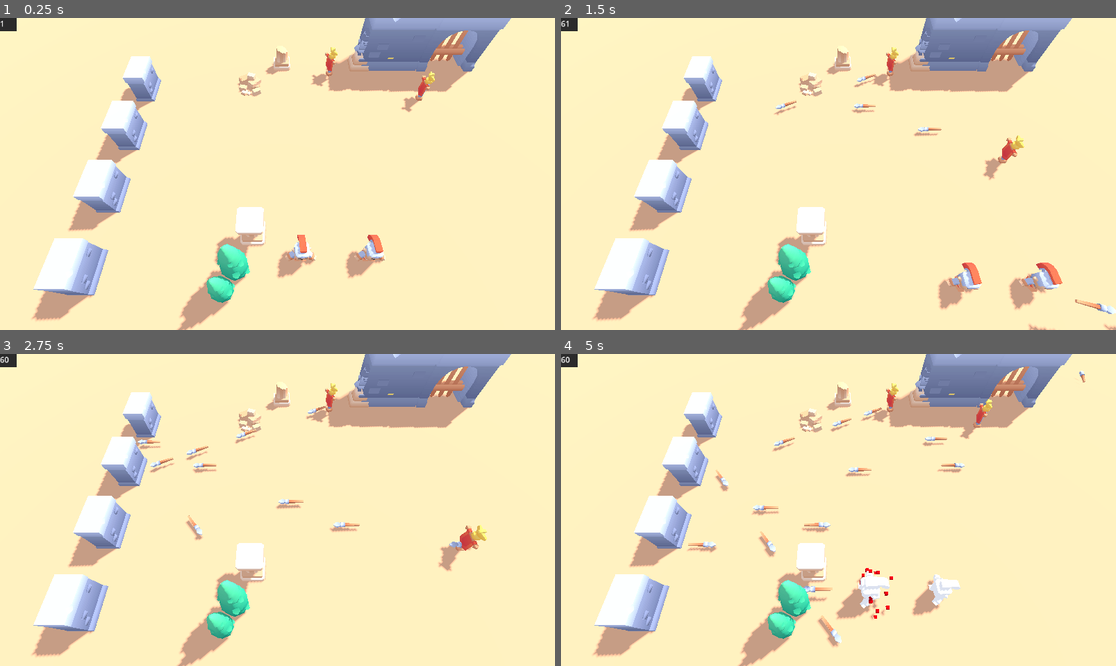
Above: before the commit, frames 1-4 (two rows, left to right).
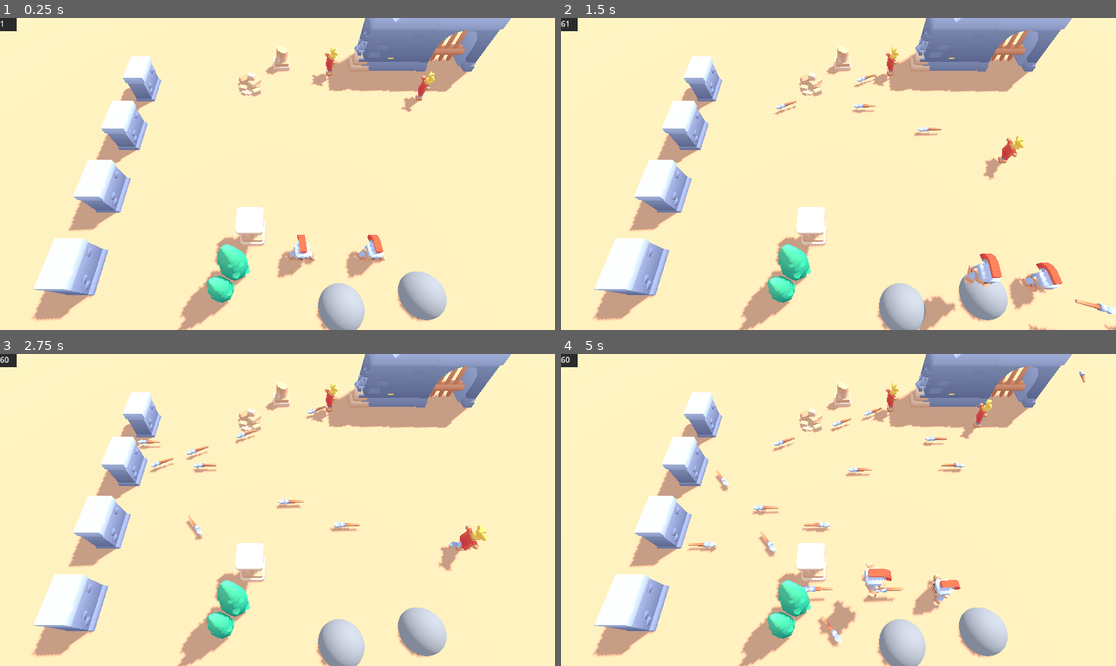
Above: after the commit, the same moments.

Repository: thgil/ballpit
Game: Godot game, scene res://scenes/main.tscn
Two runs of this game, one before a commit and one after it. Both use one fixed random seed, a clock stepped at 60 frames per second and the inputs below. Sound files missing from this copy of the repository are replaced by a short silence.
Inputs:
- Up to frame 1 (0.25 s): no input
- Up to frame 2 (1.5 s): tap Enter (ui_accept) at 0.5, 0.77, 0.8, 1.07, 1.35 s; hold Right (ui_right) 0.53-1.28 s; tap C (ui_shoot) at 0.6 s; hold Down (ui_down) from 1.28 s (still down)
- Up to frame 3 (2.75 s): tap Enter (ui_accept) at 1.52, 1.82, 2.3 s; tap C (ui_shoot) at 1.55, 2.1 s; release Down (ui_down) at 2.03 s; hold Right (ui_right) from 2.03 s (still down)
- Up to frame 4 (5 s): release Right (ui_right) at 2.78 s; hold Up (ui_up) 2.78-3.53 s; tap C (ui_shoot) at 2.85, 4.35 s; tap Enter (ui_accept) at 3.02, 3.32, 3.6, 3.77, 4.07, 4.52, 4.82 s; hold Left (ui_left) from 3.53 s (still down)

The runs differ from the first frame. In frame 1, 2.2% of the frame differs, in the area x 56-81%, y 81-100%; in frame 2, 3.1%; in frame 3, 2.2%; in frame 4, 3.7%, in the area x 43-81%, y 66-100%.

Commit message:
Tests composition style scenes

Diff:
--- a/scenes/character.tscn
+++ b/scenes/character.tscn
@@ -13,6 +13,7 @@
 
 [node name="Character" instance=ExtResource("1_5e560")]
 collision_layer = 2
+collision_mask = 3
 
 [node name="leg-left" parent="character-soldier/root" index="0" groups=["mesh_group"]]
 
--- /dev/null
+++ b/scenes/components/PickupableComponent.tscn
@@ -0,0 +1,6 @@
+[gd_scene load_steps=2 format=3 uid="uid://sq302n6h2p8r"]
+
+[ext_resource type="Script" path="res://scenes/components/pickupable.gd" id="1_dui5x"]
+
+[node name="PickupableComponent" type="Node3D"]
+script = ExtResource("1_dui5x")
--- /dev/null
+++ b/scenes/components/pickupable.gd
@@ -0,0 +1,61 @@
+@tool
+extends Node3D
+
+signal picked_up(player: Player)
+
+@export var pickup_sound: AudioStream  # Sound to play when picked up
+@export var pickup_effect: PackedScene  # Optional scene to instantiate on pickup (like particles)
+@export var disappear_on_pickup: bool = true  # If true, the pickup will disappear after being collected
+@export var area: Area3D
+
+var _has_been_picked: bool = false
+
+func _ready() -> void:
+	if not area:
+		push_error("PickupComponent requires an Area3D to function!")
+		return
+
+	# Connect the body_entered signal of the Area3D to handle pickups
+	area.body_entered.connect(_on_body_entered)
+
+# Called when the object is picked up
+func on_pickup(player: Player) -> void:
+	if _has_been_picked:
+		return
+
+	_has_been_picked = true
+
+	# Emit the signal so other objects can react to this event
+	emit_signal("picked_up", player)
+
+	# Declare sound_player outside the conditional block
+	var sound_player: AudioStreamPlayer3D
+
+	# Play pickup sound
+	if pickup_sound:
+		sound_player = AudioStreamPlayer3D.new()
+		sound_player.stream = pickup_sound
+		add_child(sound_player)
+		sound_player.play()
+
+	# Optional effect (like particles)
+	if pickup_effect:
+		var effect_instance = pickup_effect.instantiate()
+		add_child(effect_instance)
+
+	# Handle disappearance if required
+	if disappear_on_pickup:
+		# If sound was played, wait for the sound to finish, then remove the node
+		if sound_player:
+			await sound_player.finished
+		queue_free()
+
+# Function for detecting player collision via the Area3D node
+func _on_body_entered(body: Node3D) -> void:
+	if body is Player:
+		on_pickup(body)
+
+func _get_configuration_warnings() -> PackedStringArray:
+	if not area:
+		return PackedStringArray(["PickupComponent requires an Area3D to be assigned for it to work. Please assign an Area3D."])
+	return PackedStringArray([])
--- a/scenes/main.tscn
+++ b/scenes/main.tscn
@@ -17,6 +17,10 @@
 [ext_resource type="PackedScene" uid="uid://dmti3rv4o3t1o" path="res://scenes/bullet_spawner.tscn" id="16_d05tn"]
 [ext_resource type="Shader" path="res://shaders/neon.gdshader" id="17_41a8l"]
 [ext_resource type="PackedScene" uid="uid://cjst8buukppv7" path="res://assets/Mini Arena/Models/GLB format/floor.glb" id="17_qeow3"]
+[ext_resource type="PackedScene" uid="uid://d0vn3aovpj4s" path="res://scenes/pickups/speed/pickup_speed.tscn" id="18_oelcq"]
+[ext_resource type="PackedScene" uid="uid://tw0g8ichchpc" path="res://scenes/pickups/pickup.tscn" id="18_xuvqp"]
+[ext_resource type="Script" path="res://scenes/pickups/speed/pickup_speed.gd" id="19_dbhrm"]
+[ext_resource type="PackedScene" uid="uid://bpcteqrwlxdg2" path="res://scenes/pickups/pickup_test.tscn" id="21_wxlfe"]
 
 [sub_resource type="AudioStreamMP3" id="AudioStreamMP3_cvg4u"]
 data = PackedByteArray("SUQzAwAAAAAAUFRFTkMAAAAVIAAAU291bmQgR3JpbmRlciA0LjAuNABBUElDAAAABCAAAAAAAFRDT1AAAAAZIAAAQ29weXJ …(6199 unchanged characters)…
@@ -41,7 +45,6 @@
 
 [node name="AudioStreamPlayer" type="AudioStreamPlayer" parent="."]
 stream = ExtResource("1_yikaq")
-autoplay = true
 
 [node name="Sun" type="DirectionalLight3D" parent="."]
 transform = Transform3D(-0.642788, -0.586824, 0.492404, 0, 0.642788, 0.766044, -0.766045, 0.492404, -0.413176, 0, 0, 0)
@@ -83,6 +86,7 @@
 hit_sound = SubResource("AudioStreamMP3_cvg4u")
 hit_particles_scene = ExtResource("13_oyc72")
 PROJECTILE_SPEED_BASE = 5.0
+can_double_jump = true
 
 [node name="CanvasLayer" type="CanvasLayer" parent="."]
 visible = false
@@ -167,3 +171,15 @@
 
 [node name="WorldEnvironment" type="WorldEnvironment" parent="."]
 environment = SubResource("Environment_fim7i")
+
+[node name="PickupSpeed" parent="." instance=ExtResource("18_oelcq")]
+transform = Transform3D(1, 0, 0, 0, 1, 0, 0, 0, 1, 3.70249, 0, 0)
+
+[node name="Pickup" parent="." instance=ExtResource("18_xuvqp")]
+transform = Transform3D(1, 0, 0, 0, 1, 0, 0, 0, 1, 0.839904, 0, 1.10883)
+script = ExtResource("19_dbhrm")
+speed_increase = 1.5
+speed_duration = 5.0
+
+[node name="PickupTest" parent="." instance=ExtResource("21_wxlfe")]
+transform = Transform3D(1, 0, 0, 0, 1, 0, 0, 0, 1, 2.67312, 0, 0.851273)
--- /dev/null
+++ b/scenes/pickups/pickup.tscn
@@ -0,0 +1,23 @@
+[gd_scene load_steps=4 format=3 uid="uid://tw0g8ichchpc"]
+
+[ext_resource type="Script" path="res://scripts/pickup.gd" id="1_g40md"]
+
+[sub_resource type="BoxShape3D" id="BoxShape3D_ubpuh"]
+
+[sub_resource type="SphereMesh" id="SphereMesh_lxoj6"]
+
+[node name="Pickup" type="Node3D"]
+script = ExtResource("1_g40md")
+
+[node name="Area3D" type="Area3D" parent="."]
+collision_layer = 0
+collision_mask = 2
+
+[node name="CollisionShape3D" type="CollisionShape3D" parent="Area3D"]
+shape = SubResource("BoxShape3D_ubpuh")
+
+[node name="MeshInstance3D" type="MeshInstance3D" parent="."]
+mesh = SubResource("SphereMesh_lxoj6")
+
+[connection signal="area_entered" from="Area3D" to="." method="_on_area_3d_area_entered"]
+[connection signal="body_entered" from="Area3D" to="." method="_on_pickup_body_entered"]
--- /dev/null
+++ b/scenes/pickups/pickup_speed.tscn
@@ -0,0 +1,6 @@
+[gd_scene load_steps=2 format=3 uid="uid://dwfx8rgyekkb6"]
+
+[ext_resource type="Script" path="res://scripts/pickup.gd" id="1_qefes"]
+
+[node name="PickupSpeed" type="Node3D"]
+script = ExtResource("1_qefes")
--- /dev/null
+++ b/scenes/pickups/pickup_test.gd
@@ -0,0 +1,17 @@
+extends Node3D
+
+
+# Called when the node enters the scene tree for the first time.
+func _ready() -> void:
+	pass # Replace with function body.
+
+
+# Called every frame. 'delta' is the elapsed time since the previous frame.
+func _process(delta: float) -> void:
+	pass
+
+
+func _on_pickupable_component_picked_up(player: Player) -> void:
+	print('test entered')
+	queue_free()
+	pass # Replace with function body.
--- /dev/null
+++ b/scenes/pickups/pickup_test.tscn
@@ -0,0 +1,26 @@
+[gd_scene load_steps=5 format=3 uid="uid://bpcteqrwlxdg2"]
+
+[ext_resource type="Script" path="res://scenes/pickups/pickup_test.gd" id="1_23rie"]
+[ext_resource type="PackedScene" uid="uid://sq302n6h2p8r" path="res://scenes/components/PickupableComponent.tscn" id="1_rgrx7"]
+
+[sub_resource type="SphereMesh" id="SphereMesh_3u0uw"]
+
+[sub_resource type="SphereShape3D" id="SphereShape3D_g53kt"]
+
+[node name="PickupTest" type="Node3D"]
+script = ExtResource("1_23rie")
+
+[node name="MeshInstance3D" type="MeshInstance3D" parent="."]
+mesh = SubResource("SphereMesh_3u0uw")
+
+[node name="PickupableComponent" parent="." node_paths=PackedStringArray("area") instance=ExtResource("1_rgrx7")]
+area = NodePath("../Area3D")
+
+[node name="Area3D" type="Area3D" parent="."]
+collision_layer = 2
+collision_mask = 2
+
+[node name="CollisionShape3D" type="CollisionShape3D" parent="Area3D"]
+shape = SubResource("SphereShape3D_g53kt")
+
+[connection signal="picked_up" from="PickupableComponent" to="." method="_on_pickupable_component_picked_up"]
--- /dev/null
+++ b/scenes/pickups/speed/pickup_speed.gd
@@ -0,0 +1,16 @@
+extends Pickup
+
+@export var speed_increase: float = 1.5  # Speed multiplier
+@export var speed_duration: float = 5.0  # Duration of the speed boost
+
+# Override the apply_power_up_effect function to increase the player's speed
+func apply_power_up_effect(player: Player) -> void:
+	# Apply the speed boost by modifying the player's speed
+	player.SPEED *= speed_increase
+	#player.apply_speed_boost_effect()  # Optional visual/audio feedback
+
+# Called when the speed boost duration expires (only for temporary boosts)
+func on_expire(player: Player) -> void:
+	# Reset the player's speed back to normal
+	player.SPEED /= speed_increase
+	player.remove_speed_boost_effect()  # Optional feedback removal
--- /dev/null
+++ b/scenes/pickups/speed/pickup_speed.tscn
@@ -0,0 +1,6 @@
+[gd_scene load_steps=2 format=3 uid="uid://d0vn3aovpj4s"]
+
+[ext_resource type="Script" path="res://scenes/pickups/speed/pickup_speed.gd" id="1_63u6w"]
+
+[node name="PickupSpeed" type="Node3D"]
+script = ExtResource("1_63u6w")
--- a/scripts/character.gd
+++ /dev/null
@@ -1,81 +0,0 @@
-extends CharacterBody3D
-
-# Constants for movement
-const SPEED = 5.0
-@export var JUMP_VELOCITY = 4.5
-const GRAVITY = Vector3(0, -9.8, 0)
-const PROJECTILE_SPEED = 20.0
-
-# Reference to the AnimationPlayer node and character mesh
-@onready var animation_player = $AnimationPlayer
-@onready var character_mesh = $"character-soldier" # Replace with the actual path to your character's mesh
-
-# Variable to track the current animation state
-var current_animation: String = "idle"
-
-func _ready() -> void:
-	# Play idle animation at start
-	play_animation("idle", true)
-
-func _physics_process(delta: float) -> void:
-	# Add gravity to the velocity
-	if not is_on_floor():
-		velocity.y += GRAVITY.y * delta
-	else:
-		# Handle jump
-		if Input.is_action_just_pressed("ui_accept"):
-			velocity.y = JUMP_VELOCITY
-			play_animation("jump", false)
-
-	# Get the input direction and handle movement
-	var input_dir = Input.get_vector("ui_left", "ui_right", "ui_up", "ui_down")
-	var direction = (transform.basis * Vector3(input_dir.x, 0, input_dir.y)).normalized()
-
-	if direction != Vector3.ZERO:
-		# Set velocity based on direction and speed
-		velocity.x = direction.x * SPEED
-		velocity.z = direction.z * SPEED
-
-		# Rotate character mesh to face direction of movement smoothly
-		if velocity.length() > 0.1:
-			var target_rotation = character_mesh.global_transform.looking_at(global_transform.origin - velocity, Vector3.UP).basis
-			character_mesh.global_transform.basis = character_mesh.global_transform.basis.slerp(target_rotation, 0.3)
-
-		# Play walk animation
-		if is_on_floor() and current_animation != "walk":
-			play_animation("walk", true)
-	else:
-		# Gradually stop the character
-		velocity.x = move_toward(velocity.x, 0, SPEED)
-		velocity.z = move_toward(velocity.z, 0, SPEED)
-
-		# Play idle animation when not moving
-		if is_on_floor() and velocity.x == 0 and velocity.z == 0 and current_animation != "idle":
-			play_animation("idle", true)
-
-	# Check for shooting input
-	if Input.is_action_just_pressed("ui_shoot"):
-		shoot()
-
-	# Apply movement and slide
-	move_and_slide()
-
-func shoot() -> void:
-	# Play shooting animation
-	play_animation("shoot", false)
-
-	# Spawn projectile and shoot it forward
-	var projectile_instance = projectile_scene.instantiate()
-	var projectile_position = character_mesh.global_transform.origin + character_mesh.global_transform.basis.z * 2 # Offset the spawn point forward
-	projectile_instance.global_transform.origin = projectile_position
-
-	# Set the velocity of the projectile in the direction the character is facing
-	var shoot_direction = character_mesh.global_transform.basis.z.normalized()
-	projectile_instance.shoot(shoot_direction * PROJECTILE_SPEED)
-
-	# Add projectile to the scene
-	get_tree().current_scene.add_child(projectile_instance)
-
-func play_animation(anim_name: String, should_loop: bool = false) -> void:
-	animation_player.play(anim_name)
-	current_animation = anim_name
--- /dev/null
+++ b/scripts/pickup.gd
@@ -0,0 +1,84 @@
+extends Node3D
+
+class_name Pickup
+
+@export var duration: float = 5.0  # Duration of the power-up effect
+@export var is_permanent: bool = false  # Flag for permanent power-ups
+@export var pickup_sound: AudioStream  # Sound to play when picked up
+
+var picked_up: bool = false  # Flag to prevent multiple pickups
+
+# Called when the player picks up the power-up
+func apply_to(player: Player) -> void:
+	if picked_up:
+		return  # Prevent multiple pickups
+	picked_up = true
+
+	# Hide the pickup's visual representation immediately
+	hide_visual()
+
+	# Disable collision to prevent further pickups
+	set_pickup_collision(false)
+
+	# Play pickup sound
+	if pickup_sound:
+		var sound_player = AudioStreamPlayer3D.new()
+		sound_player.stream = pickup_sound
+		add_child(sound_player)
+		sound_player.play()
+
+		# Connect to the `finished` signal to remove the pickup after the sound
+		sound_player.finished.connect(_on_sound_finished)
+	else:
+		# No sound to play, remove the pickup immediately
+		queue_free()
+
+	# Apply the power-up effect
+	if is_permanent:
+		apply_permanent(player)
+	else:
+		apply_temporary(player)
+
+# Function to apply a permanent power-up
+func apply_permanent(player: Player) -> void:
+	# To be implemented by specific permanent power-ups
+	pass
+
+# Function to apply a temporary power-up
+func apply_temporary(player: Player) -> void:
+	# Schedule the expiration of the power-up effect
+	apply_power_up_effect(player)
+	await get_tree().create_timer(duration).timeout
+	on_expire(player)
+
+# Called when the power-up duration expires
+func on_expire(player: Player) -> void:
+	# To be implemented by specific temporary power-ups
+	pass
+
+func apply_power_up_effect(player: Player) -> void:
+	# To be implemented in specific power-up subclasses
+	pass
+
+# Called when the pickup is touched by the player
+func _on_pickup_body_entered(body: Node3D) -> void:
+	if body is Player:
+		apply_to(body)
+
+# Called when the pickup sound finishes playing
+func _on_sound_finished() -> void:
+	# Remove the pickup after the sound has finished playing
+	queue_free()
+
+# Hides the visual representation of the pickup
+func hide_visual() -> void:
+	# Loop through the children of the pickup and hide any visual elements
+	for child in get_children():
+		if child is MeshInstance3D or child is Sprite3D:  # Adjust based on your visual nodes
+			child.visible = false
+
+# Disables or enables the collision shapes of the pickup
+func set_pickup_collision(enabled: bool) -> void:
+	for child in get_children():
+		if child is CollisionShape3D:
+			child.disabled = not enabled
--- a/scripts/player.gd
+++ b/scripts/player.gd
@@ -6,8 +6,9 @@
 @export var hit_particles_scene : PackedScene  # Scene for hit particles
 
 # Constants for movement
-const SPEED = 3.0
+@export var SPEED: float = 3.0
 @export var JUMP_VELOCITY = 10
+@export var GRAVITY: float = 70.0
 @export var PROJECTILE_SPEED_BASE = 10.0
 var projectile_speed: float
 
@@ -16,6 +17,10 @@
 @onready var character_mesh = $"character-soldier"
 @onready var hit_sound_player: AudioStreamPlayer = $hit_sound_player
 
+# Double jump related variables
+@export var can_double_jump: bool = false  # Whether the player can double jump
+var has_double_jumped: bool = false  # To track if a double jump has been used
+
 # Power-up related variables
 var power_up_active = false
 var power_up_speed_bonus = 1.0
@@ -42,11 +47,13 @@
 func _physics_process(delta: float) -> void:
 	# Handle gravity
 	if not is_on_floor():
-		velocity.y += Vector3(0, -70, 0).y * delta
+		velocity.y += Vector3(0, -GRAVITY, 0).y * delta
 	else:
-		if Input.is_action_just_pressed("ui_accept"):
-			velocity.y = JUMP_VELOCITY
-			play_animation("jump")
+		# Reset double jump when the player lands
+		has_double_jumped = false
+
+	# Handle jumping
+	handle_jumping()
 
 	# Handle movement input
 	var input_dir = Input.get_vector("ui_left", "ui_right", "ui_up", "ui_down")
@@ -79,14 +86,17 @@
 	# Apply movement and slide
 	move_and_slide()
 
-@rpc("any_peer", "reliable")
-func network_shoot(shoot_position: Vector3, shoot_direction: Vector3, projectile_speed: float):
-	# Called remotely to spawn projectiles on all clients
-	var projectile_scene = preload("res://scenes/Projectile.tscn")
-	var projectile = projectile_scene.instantiate()
-	projectile.global_transform.origin = shoot_position
-	projectile.shoot(shoot_direction, projectile_speed)
-	get_tree().current_scene.add_child(projectile)
+func handle_jumping() -> void:
+	if Input.is_action_just_pressed("ui_accept"):
+		if is_on_floor():
+			# Regular jump
+			velocity.y = JUMP_VELOCITY
+			play_animation("jump")
+		elif can_double_jump and not has_double_jumped:
+			# Double jump logic
+			velocity.y = JUMP_VELOCITY
+			has_double_jumped = true
+			play_animation("jump")
 
 func shoot() -> void:
 	# Get the shoot direction (the character is assumed to be facing the Z direction)
@@ -117,14 +127,6 @@
 func play_animation(anim_name: String) -> void:
 	animation_player.play(anim_name)
 	current_animation = anim_name
-
-func apply_power_up(speed_bonus: float, duration: float) -> void:
-	# Apply power-up to increase projectile speed
-	power_up_active = true
-	power_up_speed_bonus = speed_bonus
-	get_tree().create_timer(duration)
-	power_up_active = false
-	power_up_speed_bonus = 1.0
 
 func apply_damage(damage: int) -> void:
 	play_hit_sound()
@@ -191,3 +193,14 @@
 		if child is MeshInstance3D:
 			child.set_surface_override_material(0, original_materials[i])
 			i += 1
+
+
+func _on_body_entered(body: Node) -> void:
+	if body is Pickup:
+		print('hit pickup')
+
+		# Apply the power-up to the player
+		body.apply_to(self)
+
+		# Remove the power-up from the scene
+		body.queue_free()
Not shown, added: music/accoustic-guitar-gloomy-calm-song-30116.mp3.import
Not shown, added: music/coin-bag-pickup-drop-94617.mp3.import
Not shown, added: music/health-pickup-6860.mp3.import
Not shown, added: music/human_crowd_agry_shouting_approx_20_people.mp3.import
Not shown, added: music/pickup.wav.import
Not shown: 1 places in scenes/main.tscn that only renumber resources
Not shown, added: music/accoustic-guitar-gloomy-calm-song-30116.mp3
Not shown, added: music/coin-bag-pickup-drop-94617.mp3
Not shown, added: music/health-pickup-6860.mp3
Not shown, added: music/human_crowd_agry_shouting_approx_20_people.mp3
Not shown, added: music/pickup.wav
